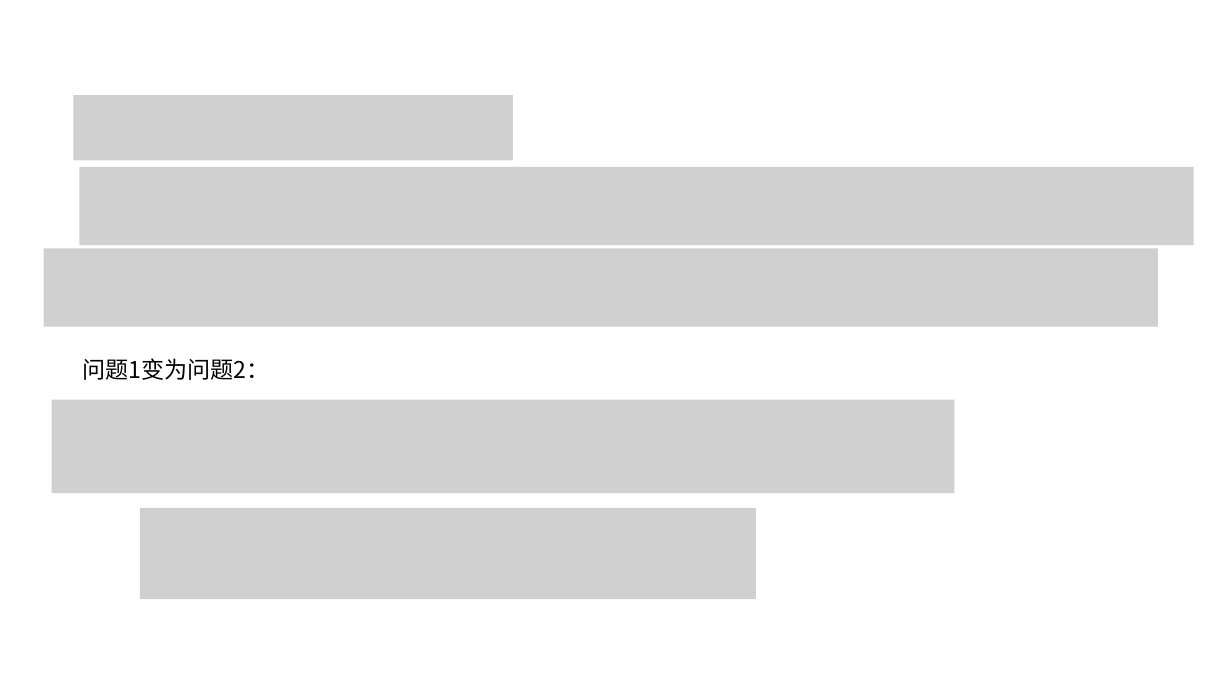
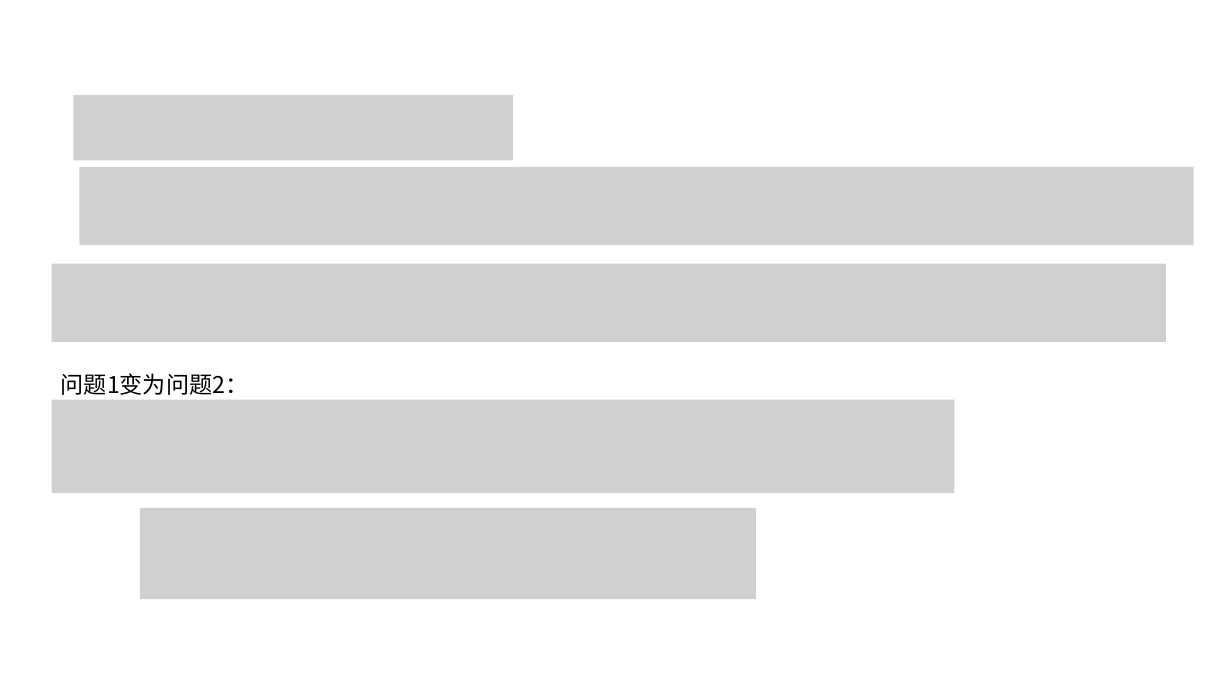
Before and after one commit to JinPeng-Zhang/RMAB, a slide deck: slide 11 of PPT/1_28.pptx. Drawn at 1232x693 pixels with LibreOffice and Linux fonts; fonts in the diff are those of the drawing; grey boxes stand for pictures. Boxes give left, top, right and bottom in pixels: in the first picture for what was removed or moved away, otherwise in the second. Text is boxed around its words. In the diff, an @@ line names an element or a change of style, - is before the commit and + after.

```diff
--- a/PPT/1_28.pptx
+++ b/PPT/1_28.pptx
@@ picture: place and size @@
-picture at box(43, 249, 1158, 327)
+picture at box(52, 263, 1166, 342)
@@ text "问题1变为问题2：": place and size @@
-text "问题1变为问题2：" at box(82, 358, 269, 380)
+text "问题1变为问题2：" at box(61, 373, 248, 395)
```
Also in this commit, not shown: 4 other slides changed.
